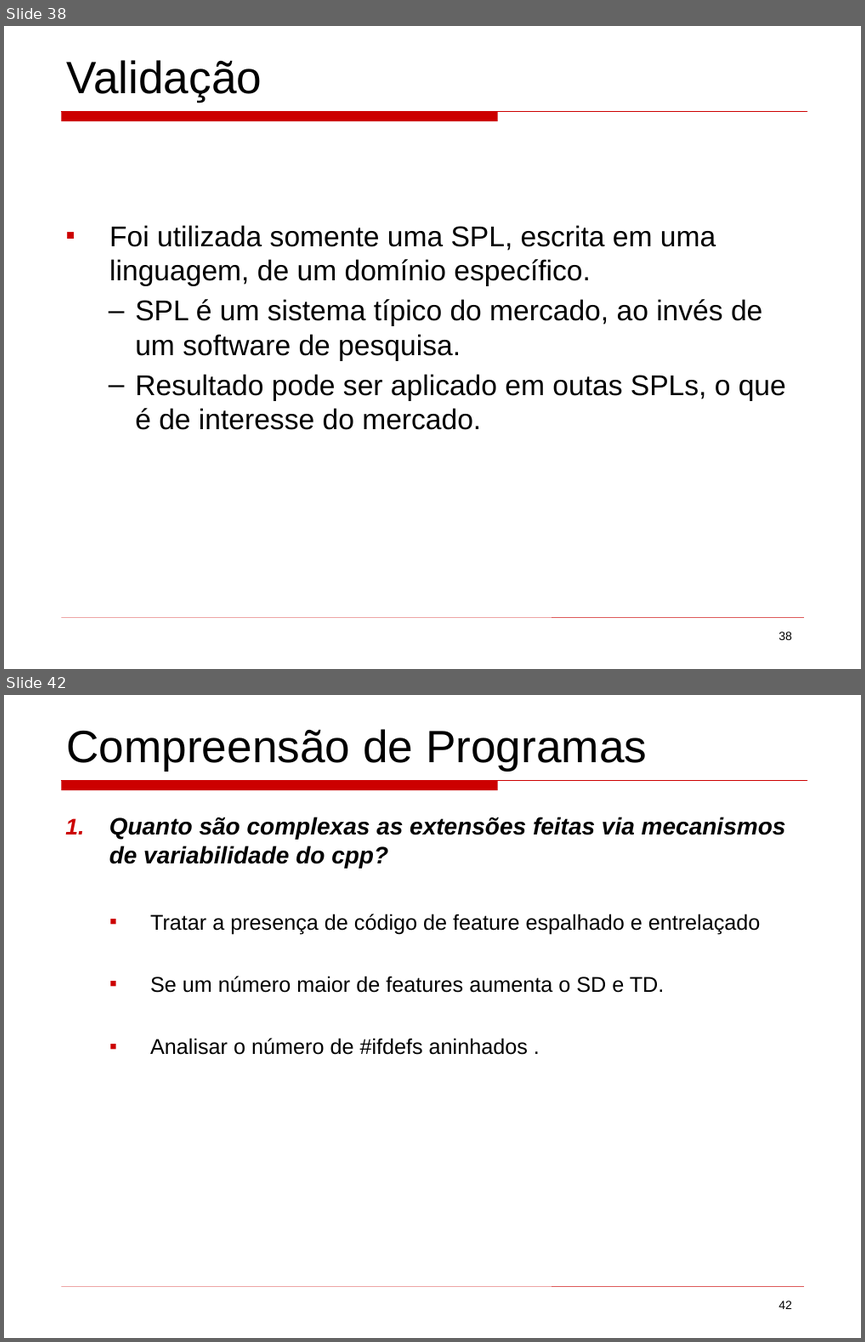
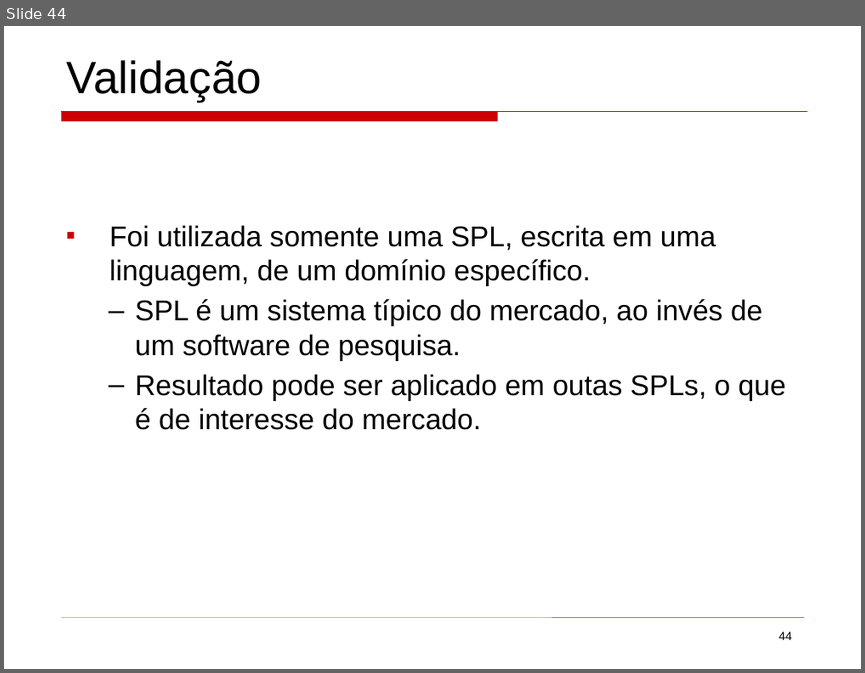
Before and after one commit to mateus51/TPs, a slide deck: ArqSoft/Seminários/background_colors_program_comprehension.ppt. Shown one above the other, each under a label of ours: slides 38 and 42 before the commit, slide 44 after it; the slides between them are not shown. The pictures are 865x1342 and 865x673 pixels, drawn with LibreOffice and Linux fonts; fonts in the diff are those of the drawing. Boxes give left, top, right and bottom in pixels: in the first picture for what was removed or moved away, otherwise in the second. Text is boxed around its words. In the diff, an @@ line names an element or a change of style, - is before the commit and + after.

```diff
--- a/ArqSoft/Seminários/background_colors_program_comprehension.ppt
+++ b/ArqSoft/Seminários/background_colors_program_comprehension.ppt
@@ slide 42 removed at [4, 695, 861, 1338], background #FFFFFF; not listed: 2 template elements that a slide beside it also shows @@
@@ text removed at [66, 729, 647, 771] @@
-Compreensão de Programas
@@ text removed at [109, 817, 786, 1055] @@
-1. Quanto são complexas as extensões feitas via mecanismos de variabilidade do cpp?
-  ▪ Tratar a presença de código de feature espalhado e entrelaçado
-  ▪ Se um número maior de features aumenta o SD e TD.
-  ▪ Analisar o número de #ifdefs aninhados .
@@ page number removed at [778, 1300, 792, 1309] @@
-42
@@ what was slide 38 is now slide 44 @@
@@ page number at [778, 631, 792, 640]: text changed @@
-38
+44
```
Also in this commit, not shown: 2 slides changed, 8 slides added, 25 other slides removed.
